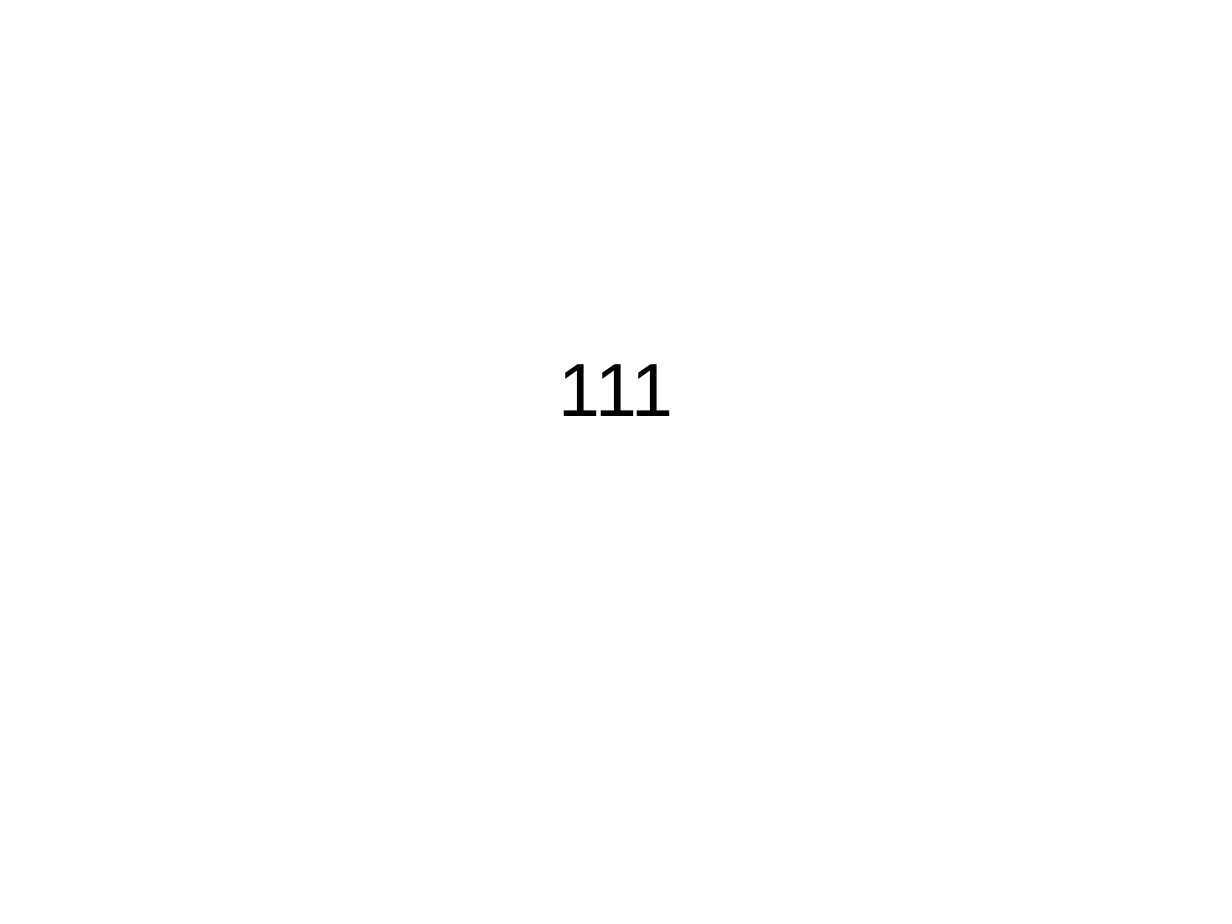
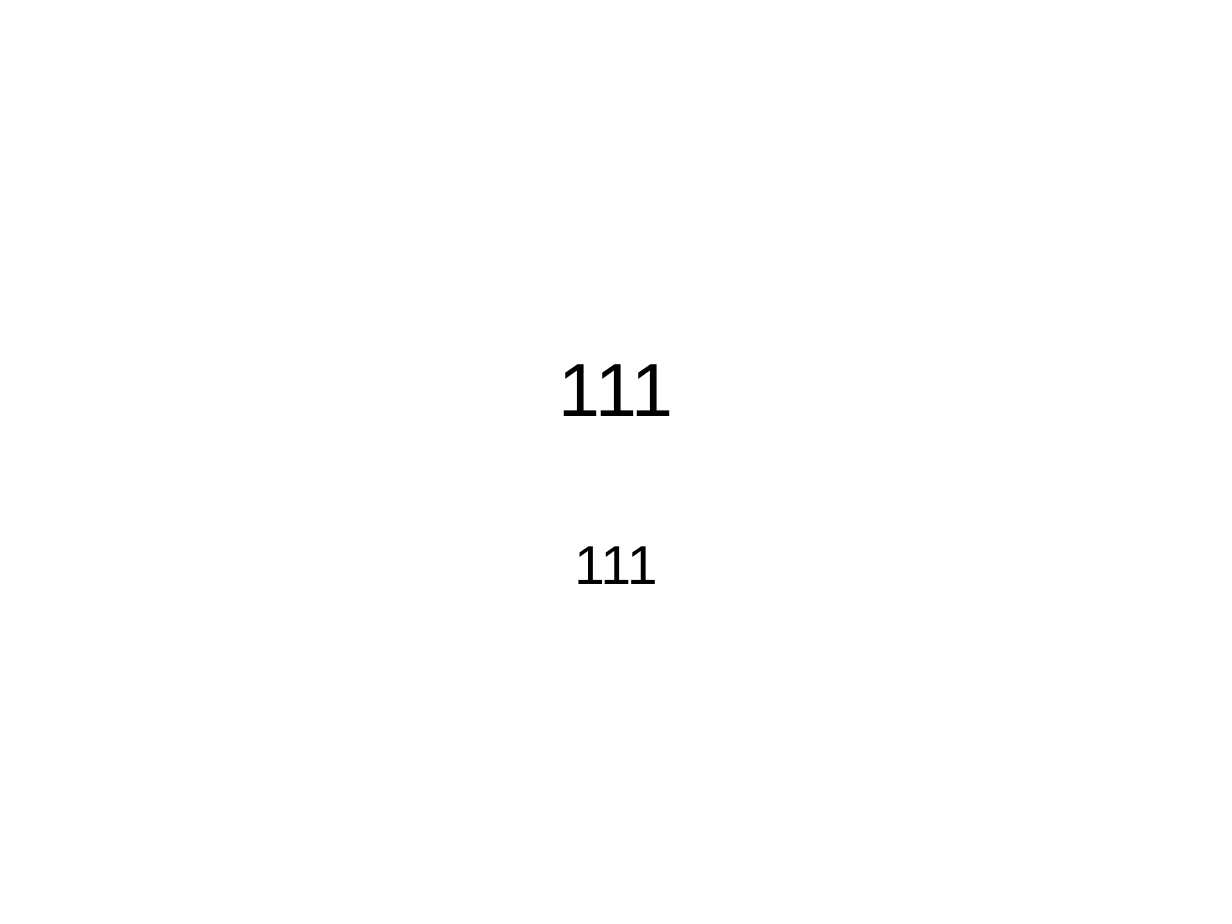
Before and after one commit to SiboUK/CRM, a slide deck: slide 1 of test2.ppt. Drawn at 1232x924 pixels with LibreOffice and Linux fonts; fonts in the diff are those of the drawing. Boxes give left, top, right and bottom in pixels: in the first picture for what was removed or moved away, otherwise in the second. Text is boxed around its words. In the diff, an @@ line names an element or a change of style, - is before the commit and + after.

Commit message:
第三次提交

```diff
--- a/test2.ppt
+++ b/test2.ppt
@@ subtitle added at box(574, 546, 657, 584), 32 pt, text #000000 @@
+111
```
